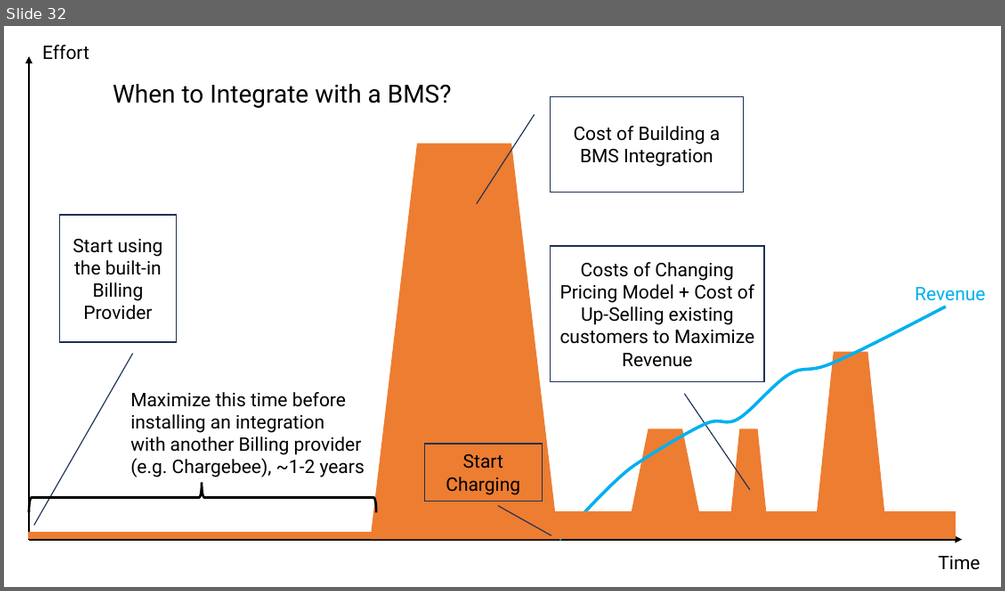
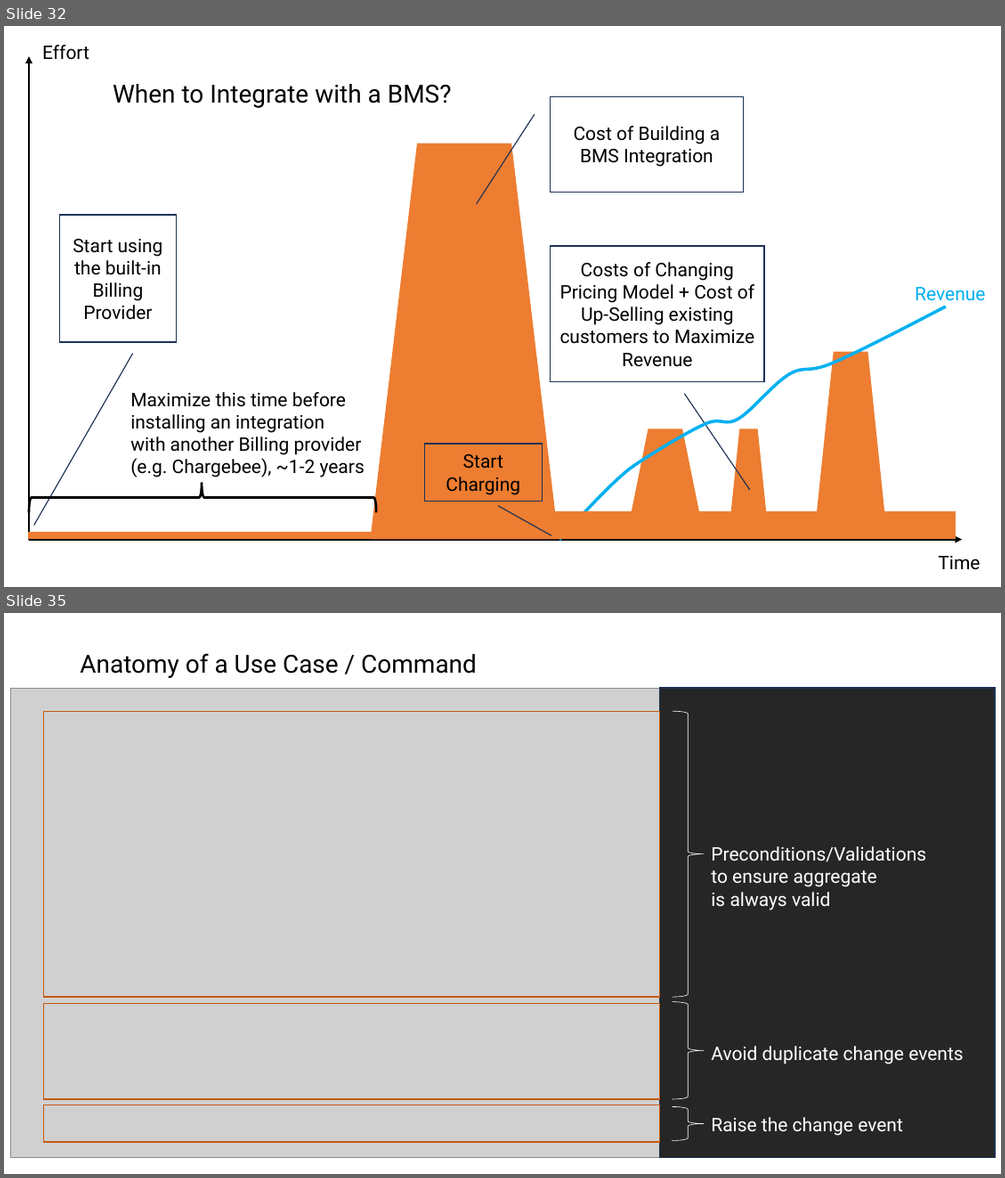
Before and after one commit to jezzsantos/saastack, a slide deck: docs/images/Sources.pptx. Shown one above the other, each under a label of ours: slide 32 before the commit, slides 32 and 35 after it; the slides between them are not shown. The pictures are 1005x591 and 1005x1178 pixels, drawn with LibreOffice and Linux fonts; fonts in the diff are those of the drawing; grey boxes stand for pictures. Boxes give left, top, right and bottom in pixels: in the first picture for what was removed or moved away, otherwise in the second. Text is boxed around its words. In the diff, an @@ line names an element or a change of style, - is before the commit and + after.

Commit message:
Added "nothinghasChanged" preconditions to ensure duplicate events are not raised.

```diff
--- a/docs/images/Sources.pptx
+++ b/docs/images/Sources.pptx
@@ slide 35 added at bbox=[4, 613, 1001, 1174], background #FFFFFF @@
@@ title added at bbox=[80, 653, 477, 678], 24 pt, text #000000 @@
+Anatomy of a Use Case / Command
@@ picture added at bbox=[10, 688, 660, 1158] @@
@@ rectangle added at bbox=[660, 688, 995, 1158], fill #262626, outline #1E3256 1 pt @@
@@ rectangle added at bbox=[44, 711, 660, 997], outline #C55A11 1 pt @@
@@ right brace added at bbox=[672, 711, 704, 997], outline #FFFFFF 0.5 pt @@
@@ text added at bbox=[711, 846, 926, 910], 18 pt, text #FFFFFF @@
+Preconditions/Validations
+to ensure aggregate
+is always valid
@@ rectangle added at bbox=[44, 1004, 660, 1099], outline #C55A11 1 pt @@
@@ right brace added at bbox=[672, 1002, 704, 1099], outline #FFFFFF 0.5 pt @@
@@ text added at bbox=[711, 1046, 963, 1064], 18 pt, text #FFFFFF @@
+Avoid duplicate change events
@@ rectangle added at bbox=[44, 1105, 660, 1142], outline #C55A11 1 pt @@
@@ right brace added at bbox=[672, 1107, 704, 1140], outline #FFFFFF 0.5 pt @@
@@ text added at bbox=[711, 1117, 903, 1135], 18 pt, text #FFFFFF @@
+Raise the change event
```
Also in this commit, not shown: 11 other files.
